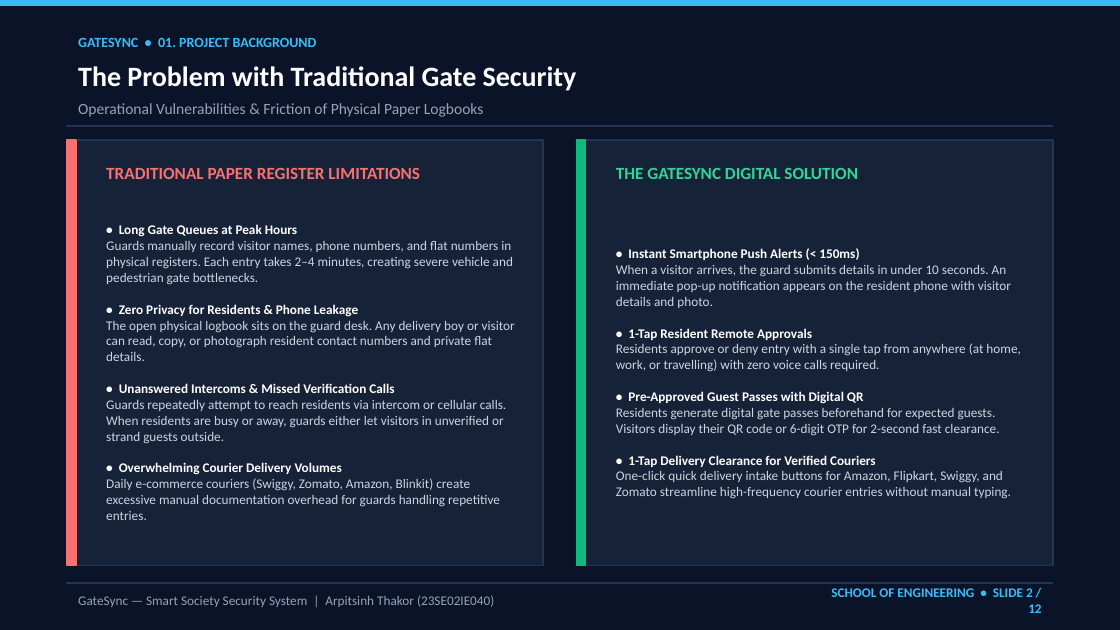
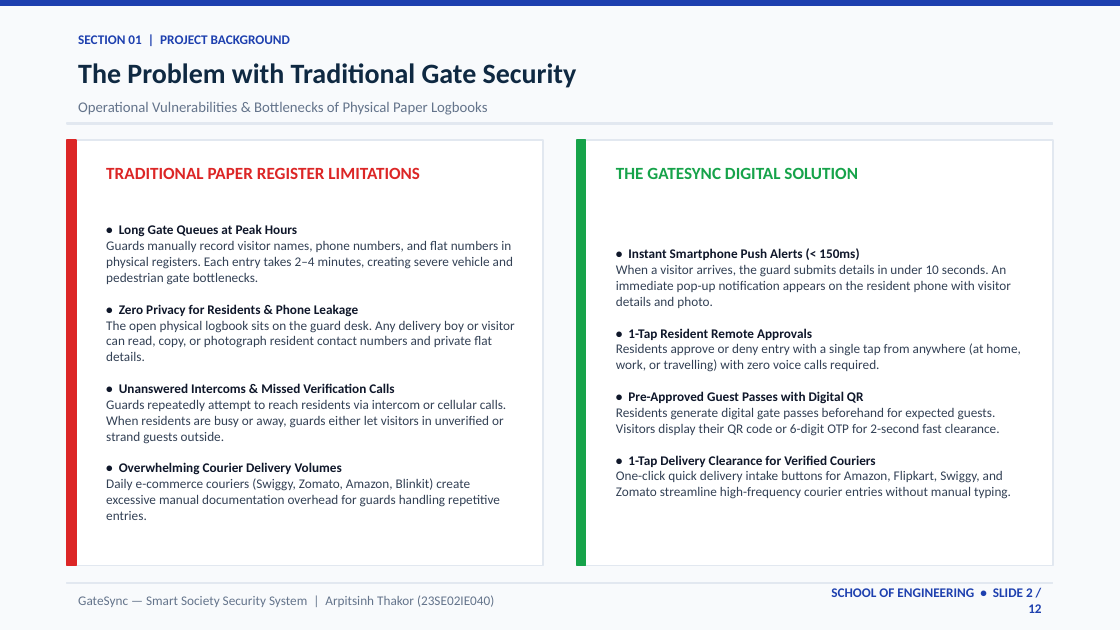
Before and after one commit to arpitthakor28/sms1, a slide deck: slide 2 of GateSync_Project_Presentation.pptx. Drawn at 1120x630 pixels with LibreOffice and Linux fonts; fonts in the diff are those of the drawing. Boxes give left, top, right and bottom in pixels: in the first picture for what was removed or moved away, otherwise in the second. Text is boxed around its words. In the diff, an @@ line names an element or a change of style, - is before the commit and + after.

Commit message:
Update presentation: human executive cold theme, School of Engineering, Full Stack Dev - Java

```diff
--- a/GateSync_Project_Presentation.pptx
+++ b/GateSync_Project_Presentation.pptx
@@ background #0B1329 to #F8FAFC @@
@@ rectangle at (0, 0, 1120, 6): fill #38BDF8 to #1E40AF; outline #38BDF8 1 pt to #1E40AF 1 pt @@
@@ text "The Problem with Traditional Gate ..." at (78, 63, 577, 88): text colour #FFFFFF to #0F2942 @@
@@ text at (78, 35, 290, 44): text changed; size 9 to 8.5 pt; text colour #38BDF8 to #1E40AF @@
-GATESYNC • 01. PROJECT BACKGROUND
+SECTION 01 | PROJECT BACKGROUND
@@ text at (78, 102, 487, 115): text changed; size 10 to 9.5 pt; text colour #94A3B8 to #64748B @@
-Operational Vulnerabilities & Friction of Physical Paper Logbooks
+Operational Vulnerabilities & Bottlenecks of Physical Paper Logbooks
@@ rectangle at (67, 123, 1053, 124): fill #233554 to #E2E8F0; outline #233554 1 pt to #E2E8F0 1 pt @@
@@ rectangle at (67, 140, 543, 566): fill #162238 to #FFFFFF; outline #233554 1 pt to #E2E8F0 1 pt @@
@@ rectangle at (67, 140, 76, 566): fill #F87171 to #DC2626; outline #F87171 1 pt to #DC2626 1 pt @@
@@ rectangle at (577, 140, 1053, 566): fill #162238 to #FFFFFF; outline #233554 1 pt to #E2E8F0 1 pt @@
@@ rectangle at (577, 140, 586, 566): fill #10B981 to #16A34A; outline #10B981 1 pt to #16A34A 1 pt @@
@@ text "TRADITIONAL PAPER REGISTER LIMITATIONS" at (106, 167, 420, 179): text colour #F87171 to #DC2626 @@
@@ text "THE GATESYNC DIGITAL SOLUTION" at (616, 167, 858, 179): text colour #34D399 to #16A34A @@
@@ text "• Long Gate Queues at ..." at (106, 224, 515, 520): text colour #FFFFFF to #0F172A in "• Long Gate Queues at Peak Hours ..."; text colour #CBD5E1 to #334155 in "Guards manually record visitor names, phone numbers, ..." @@
@@ text "• Instant Smartphone Push Alerts ..." at (616, 248, 1020, 499): text colour #FFFFFF to #0F172A in "• Instant Smartphone Push Alerts (< 150ms) ..."; text colour #CBD5E1 to #334155 in "When a visitor arrives, the guard submits ..." @@
@@ text "GateSync — Smart Society Security ..." at (78, 595, 494, 607): text colour #94A3B8 to #64748B @@
@@ rectangle at (67, 582, 1053, 584): fill #233554 to #E2E8F0; outline #233554 1 pt to #E2E8F0 1 pt @@
@@ text "SCHOOL OF ENGINEERING • SLIDE ..." at (831, 588, 1041, 613): text colour #38BDF8 to #1E40AF @@
```
Also in this commit, not shown: 11 other slides changed, 7 other files.
